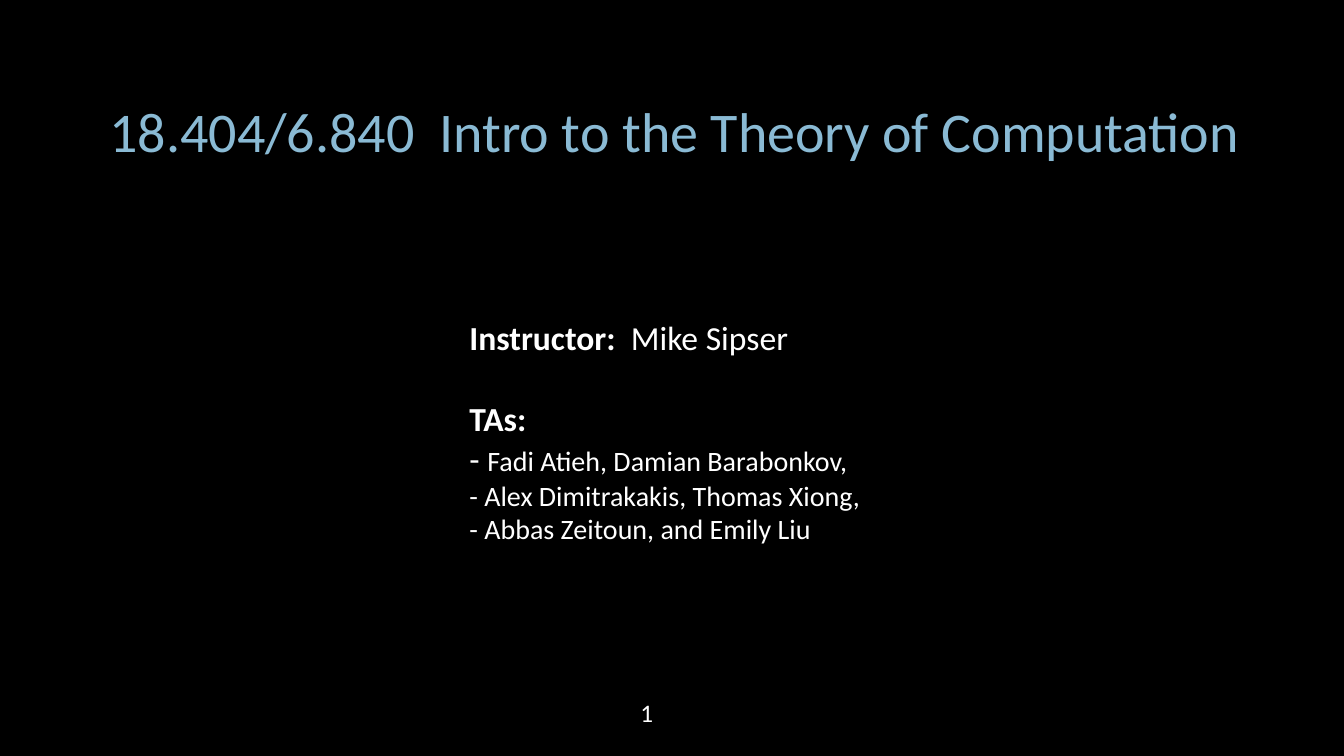
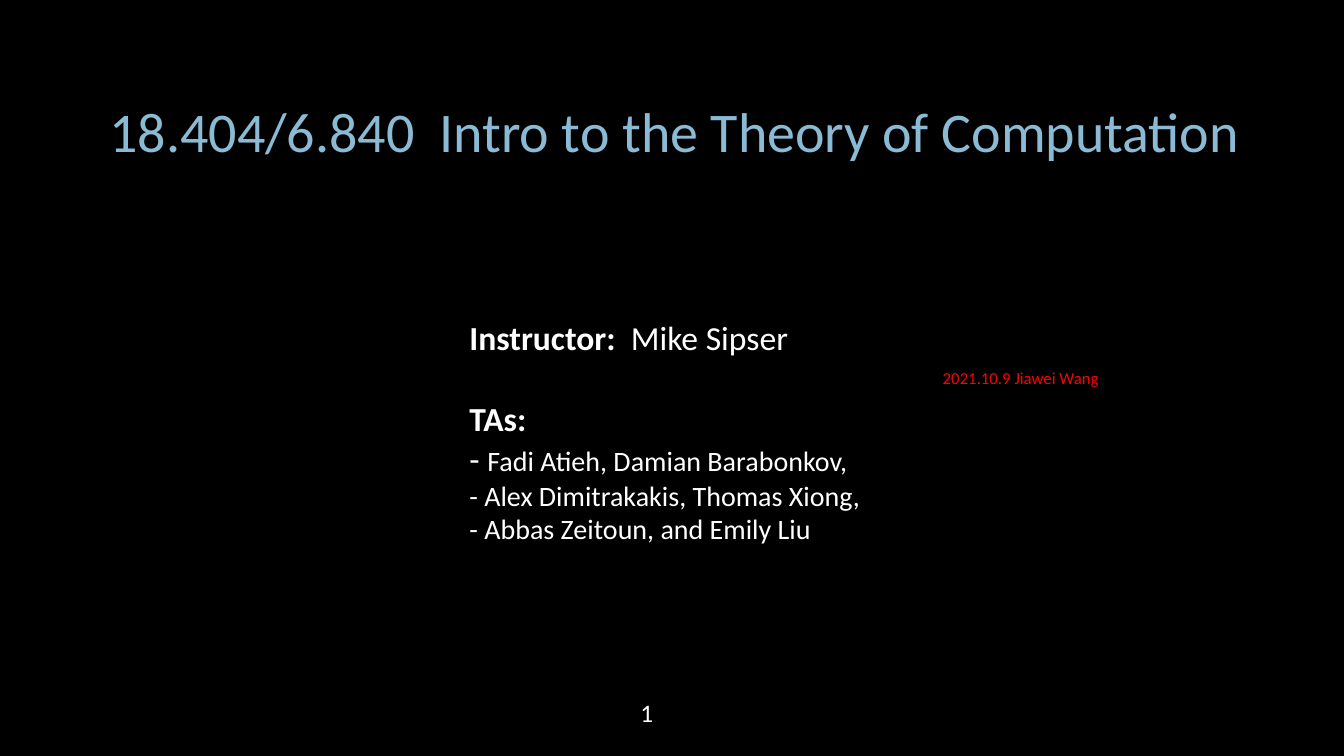
Before and after one commit to Angold-4/AngoCS, a slide deck: slide 1 of MIT 6.840/lectures/lecture01/MIT18_404f20_lec1.pptx. Drawn at 1344x756 pixels with LibreOffice and Linux fonts; fonts in the diff are those of the drawing. Boxes give left, top, right and bottom in pixels: in the first picture for what was removed or moved away, otherwise in the second. Text is boxed around its words. In the diff, an @@ line names an element or a change of style, - is before the commit and + after.

```diff
--- a/MIT 6.840/lectures/lecture01/MIT18_404f20_lec1.pptx
+++ b/MIT 6.840/lectures/lecture01/MIT18_404f20_lec1.pptx
@@ text added at (943,372,1098,387), 12 pt, text #FF0000 @@
+2021.10.9 Jiawei Wang
```
Also in this commit, not shown: 6 other slides changed, 1 slide added, 10 other files.
